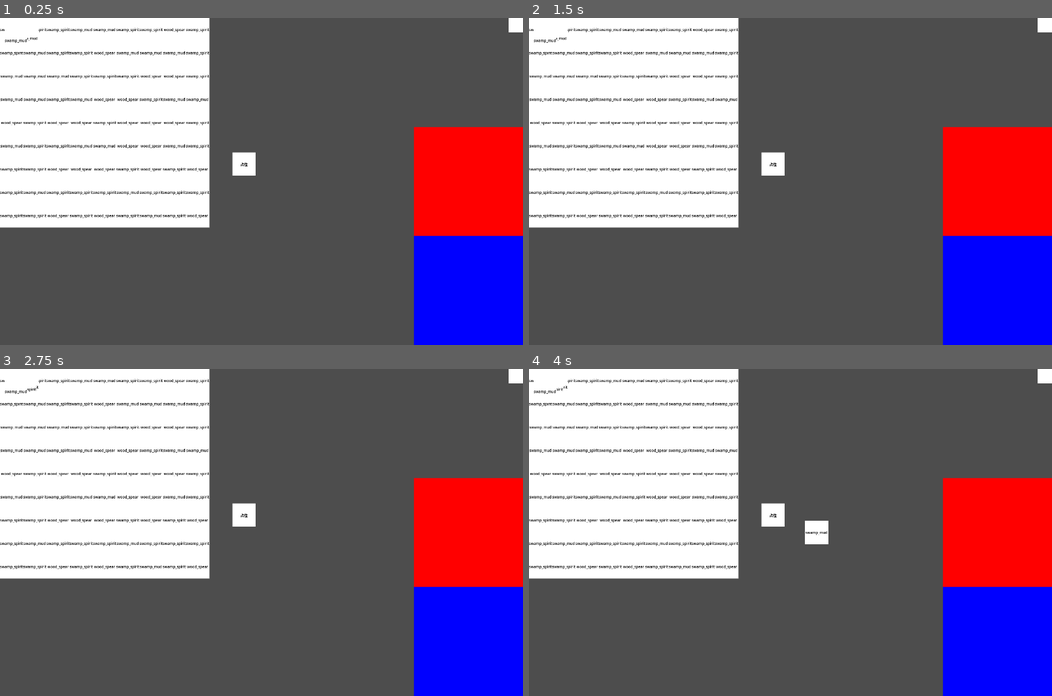
Above: before the commit, frames 1-4 (two rows, left to right).
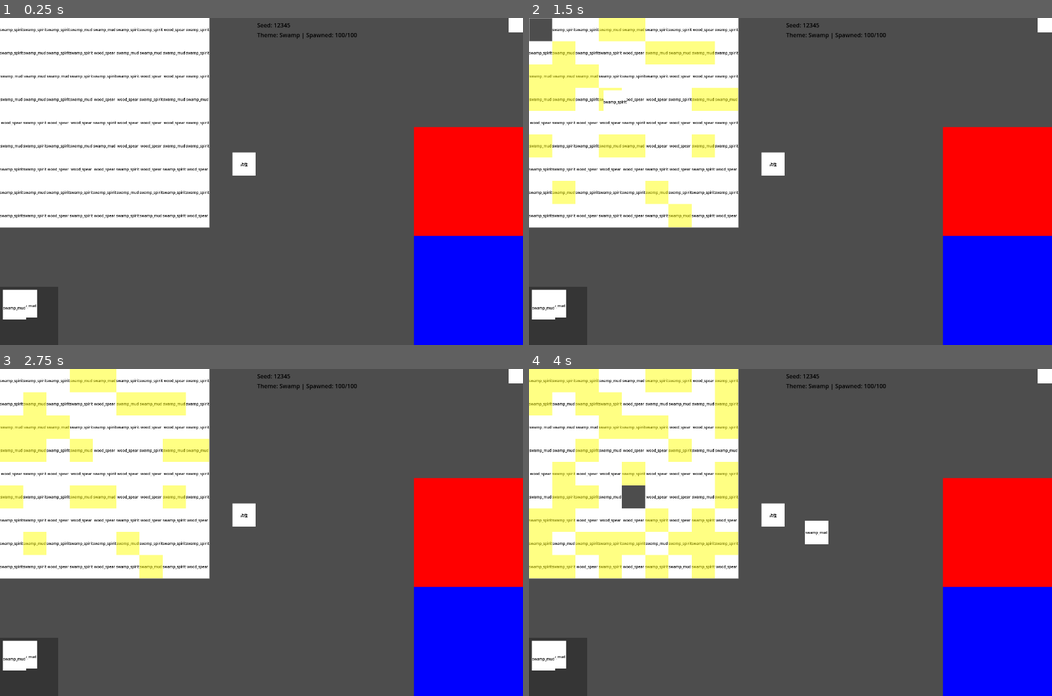
Above: after the commit, the same moments.

Repository: juni-freentocob/push-the-land
Game: Godot game, scene res://scenes/Main.tscn
The game is run twice, just before and just after one commit, with the same random seed, the same clock (stepped at 60 frames per second) and the same inputs.
Inputs (mouse positions are in pixels of both pictures, inside the frame that each line leads up to):
- Up to frame 1 (0.25 s): no input
- Up to frame 2 (1.5 s): tap Enter at 0.5 s; drag from (774, 165) to (842, 109) at 0.52 s; drag from (539, 31) to (764, 246) at 1.27 s
- Up to frame 3 (2.75 s): move the mouse to (36, 382) at 2.02 s; click (36, 382) at 2.17 s
- Up to frame 4 (4 s): tap Space at 2.75 s; drag from (565, 382) to (633, 483) at 2.77 s; drag from (633, 496) to (816, 532) at 3.52 s

The runs differ from the first frame. In frame 1, 0.8% of the frame differs, in the area x 0-69%, y 1-93%; in frame 2, 7.7%; in frame 3, 7.6%; in frame 4, 13%, in the area x 0-69%, y 0-93%.

Commit message:
Docs: record T6 merge/hover fixes and overflow area behavior

Diff:
--- a/data/cards/swamp_mud.tres
+++ b/data/cards/swamp_mud.tres
@@ -7,4 +7,6 @@
 id = &"swamp_mud"
 display_name = "Swamp Mud"
 terrain_part = &"swamp"
+kind = 0
+theme_tags = PackedStringArray("swamp")
 metadata/_custom_type_script = "uid://bh4ielkgicvpi"
--- a/data/cards/swamp_spirit.tres
+++ b/data/cards/swamp_spirit.tres
@@ -7,4 +7,7 @@
 id = &"swamp_spirit"
 display_name = "Swamp Spirit"
 kind = 1
+theme_tags = PackedStringArray("swamp")
+equipment_slot = 0
+spirit_tier = 0
 metadata/_custom_type_script = "uid://bh4ielkgicvpi"
--- a/data/merge/swamp_rules.tres
+++ b/data/merge/swamp_rules.tres
@@ -5,6 +5,9 @@
 [resource]
 script = ExtResource("1_cch3o")
 id = &"spirit_plus_mud"
+inputs = PackedStringArray("swamp_spirit", "swamp_mud")
 output = &"swamp_enemy"
+consume_inputs = true
+output_count = 1
 notes = "Debug rule for MVP."
 metadata/_custom_type_script = "uid://bdjmbt4cawsjg"
--- a/scenes/Main.tscn
+++ b/scenes/Main.tscn
@@ -57,23 +57,45 @@
 
 [node name="DebugHUD" type="Control" parent="UI"]
 layout_mode = 3
-anchors_preset = 0
-offset_right = 40.0
+anchors_preset = 5
+anchor_left = 0.5
+anchor_right = 0.5
+offset_left = -20.0
+offset_right = 20.0
 offset_bottom = 40.0
-
-[node name="SeedLabel" type="Label" parent="UI/DebugHUD"]
-layout_mode = 0
-offset_right = 40.0
-offset_bottom = 23.0
-
-[node name="SpawnLabel" type="Label" parent="UI/DebugHUD"]
-layout_mode = 0
-offset_right = 40.0
-offset_bottom = 23.0
+grow_horizontal = 2
 
 [node name="DebugBox" type="VBoxContainer" parent="UI/DebugHUD"]
 layout_mode = 1
 offset_left = 8.0
 offset_top = 8.0
-offset_right = 48.0
-offset_bottom = 48.0
+offset_right = 308.0
+offset_bottom = 68.0
+
+[node name="SeedLabel" type="Label" parent="UI/DebugHUD/DebugBox"]
+layout_mode = 2
+theme_override_colors/font_color = Color(0, 0, 0, 1)
+
+[node name="SpawnLabel" type="Label" parent="UI/DebugHUD/DebugBox"]
+layout_mode = 2
+theme_override_colors/font_color = Color(0, 0, 0, 1)
+
+[node name="OverflowArea" type="Control" parent="UI"]
+layout_mode = 3
+anchors_preset = 2
+anchor_top = 1.0
+anchor_bottom = 1.0
+offset_top = -160.0
+offset_right = 160.0
+grow_vertical = 0
+mouse_filter = 2
+
+[node name="ColorRect" type="ColorRect" parent="UI/OverflowArea"]
+layout_mode = 1
+anchors_preset = 15
+anchor_right = 1.0
+anchor_bottom = 1.0
+grow_horizontal = 2
+grow_vertical = 2
+mouse_filter = 2
+color = Color(0.14117648, 0.14117648, 0.14117648, 0.5882353)
--- a/scenes/cards/CardView.tscn
+++ b/scenes/cards/CardView.tscn
@@ -52,3 +52,14 @@
 text = "占位"
 horizontal_alignment = 1
 vertical_alignment = 1
+
+[node name="Highlight" type="ColorRect" parent="."]
+visible = false
+layout_mode = 1
+anchors_preset = 15
+anchor_right = 1.0
+anchor_bottom = 1.0
+grow_horizontal = 2
+grow_vertical = 2
+mouse_filter = 2
+color = Color(1, 1, 0, 0.4862745)
--- a/scripts/board/board.gd
+++ b/scripts/board/board.gd
@@ -2,16 +2,26 @@
 extends Control
 
 signal board_cell_dropped(card_view: Node, cell: Vector2i)
+signal merge_happened(input_a: StringName, input_b: StringName, output: StringName, cell: Vector2i)
 
 @export var board_size: int = 9
 @export var cell_size: int = 64
+@export var hover_debug: bool = true
 
 @onready var occupancy_layer: Control = $OccupancyLayer
 
 var occupancy: Dictionary[Vector2i, CardView] = {}
+var merge_rules: Array[MergeRule] = []
+var _hover_def_id: StringName = &""
+var _hover_locked: bool = false
 
 func _ready() -> void:
 	pass
+
+func _process(_delta: float) -> void:
+	if hover_debug:
+		if not _hover_locked:
+			_update_hover_highlight()
 
 func can_accept_drop(_card_view: CardView) -> bool:
 	return true
@@ -24,6 +34,9 @@
 		return false
 	var existing: CardView = occupancy.get(cell) as CardView
 	if existing != null and existing != card_view:
+		var rule := _find_merge_rule(card_view.def_id, existing.def_id)
+		if rule != null:
+			return _resolve_merge(existing, card_view, rule, cell)
 		print("[Board] Drop rejected (occupied):", cell)
 		return false
 	_remove_card_from_occupancy(card_view)
@@ -56,6 +69,88 @@
 	if to_remove.x != -1:
 		occupancy.erase(to_remove)
 
+func set_merge_rules(rules: Array[MergeRule]) -> void:
+	merge_rules = []
+	for rule in rules:
+		if rule != null:
+			merge_rules.append(rule)
+
+func place_card_at_cell(card_view: CardView, cell: Vector2i) -> void:
+	occupancy[cell] = card_view
+	card_view.reparent(occupancy_layer)
+	card_view.global_position = cell_to_global_pos(cell, card_view.size)
+
+func highlight_mergeable(def_id: StringName, exclude: CardView = null) -> void:
+	for cell: Vector2i in occupancy.keys():
+		var other := occupancy[cell]
+		if other == null:
+			continue
+		if exclude != null and other == exclude:
+			other.set_highlighted(false)
+			continue
+		var can_merge := _find_merge_rule(def_id, other.def_id) != null
+		other.set_highlighted(can_merge)
+
+func clear_highlights() -> void:
+	for cell: Vector2i in occupancy.keys():
+		var other := occupancy[cell]
+		if other != null:
+			other.set_highlighted(false)
+	_hover_def_id = &""
+
+func set_hover_source(def_id: StringName, exclude: CardView = null) -> void:
+	_hover_locked = true
+	_hover_def_id = def_id
+	highlight_mergeable(def_id, exclude)
+
+func clear_hover_source() -> void:
+	_hover_locked = false
+	clear_highlights()
+
+func _find_merge_rule(id_a: StringName, id_b: StringName) -> MergeRule:
+	for rule in merge_rules:
+		if rule == null:
+			continue
+		if _rule_matches(rule, id_a, id_b):
+			return rule
+	return null
+
+func _rule_matches(rule: MergeRule, id_a: StringName, id_b: StringName) -> bool:
+	if rule.inputs.size() != 2:
+		return false
+	var a := String(id_a)
+	var b := String(id_b)
+	if a == "" or b == "":
+		return false
+	if a == b:
+		return rule.inputs[0] == a and rule.inputs[1] == a
+	return rule.inputs.has(a) and rule.inputs.has(b)
+
+func _resolve_merge(existing: CardView, incoming: CardView, rule: MergeRule, cell: Vector2i) -> bool:
+	_remove_card_from_occupancy(existing)
+	_remove_card_from_occupancy(incoming)
+	existing.queue_free()
+	incoming.queue_free()
+	merge_happened.emit(existing.def_id, incoming.def_id, rule.output, cell)
+	return true
+
+func _update_hover_highlight() -> void:
+	var mouse_pos := get_viewport().get_mouse_position()
+	if not get_global_rect().has_point(mouse_pos):
+		if _hover_def_id != &"":
+			clear_highlights()
+		return
+	var cell := global_pos_to_cell(mouse_pos)
+	var hovered: CardView = occupancy.get(cell) as CardView
+	var new_def_id := hovered.def_id if hovered != null else &""
+	if new_def_id == _hover_def_id:
+		return
+	_hover_def_id = new_def_id
+	if _hover_def_id == &"":
+		clear_highlights()
+	else:
+		highlight_mergeable(_hover_def_id)
+
 func debug_drop(card_view: Node, cell: Vector2i) -> void:
 	print("[Board] Drop request:", card_view, "cell:", cell)
 	board_cell_dropped.emit(card_view, cell)
--- a/scripts/cards/card_view.gd
+++ b/scripts/cards/card_view.gd
@@ -3,13 +3,26 @@
 
 signal drag_started(card_view: Node)
 signal drag_ended(card_view: Node)
+signal hover_started(card_view: CardView)
+signal hover_ended(card_view: CardView)
+
+var def_id: StringName = &""
 
 var _dragging: bool = false
 var _drag_offset: Vector2 = Vector2.ZERO
 var _start_pos: Vector2 = Vector2.ZERO
+var _prev_z_index: int = 0
+var _prev_z_relative: bool = true
+var _prev_top_level: bool = false
+
+@onready var highlight: Control = get_node_or_null("Highlight") as Control
 
 func _ready() -> void:
-	pass
+	if highlight != null:
+		highlight.visible = false
+		highlight.mouse_filter = Control.MOUSE_FILTER_IGNORE
+		highlight.z_index = 10
+		highlight.set_anchors_preset(Control.PRESET_FULL_RECT)
 
 func _gui_input(event: InputEvent) -> void:
 	if event is InputEventMouseButton and event.button_index == MOUSE_BUTTON_LEFT:
@@ -17,11 +30,20 @@
 			_dragging = true
 			_start_pos = global_position
 			_drag_offset = get_global_mouse_position() - global_position
+			_prev_z_index = z_index
+			_prev_z_relative = z_as_relative
+			_prev_top_level = is_set_as_top_level()
+			set_as_top_level(true)
+			z_as_relative = false
+			z_index = 1000
 			drag_started.emit(self)
 			move_to_front()
 			get_viewport().set_input_as_handled()
 		elif _dragging:
 			_dragging = false
+			z_index = _prev_z_index
+			z_as_relative = _prev_z_relative
+			set_as_top_level(_prev_top_level)
 			drag_ended.emit(self)
 			var accepted := false
 			var card_layer := _find_card_layer()
@@ -33,6 +55,16 @@
 func _process(_delta: float) -> void:
 	if _dragging:
 		global_position = get_global_mouse_position() - _drag_offset
+
+func _mouse_entered() -> void:
+	hover_started.emit(self)
+
+func _mouse_exited() -> void:
+	hover_ended.emit(self)
+
+func set_highlighted(enabled: bool) -> void:
+	if highlight != null:
+		highlight.visible = enabled
 
 func _find_card_layer() -> Node:
 	var node := get_parent()
--- a/scripts/main.gd
+++ b/scripts/main.gd
@@ -4,6 +4,8 @@
 @export var total_spawn: int = 100
 @export var use_fixed_seed: bool = true
 @export var fixed_seed: int = 12345
+@export var merge_rules: Array[MergeRule] = []
+@export var merge_rules_path: String = "res://data/merge/swamp_rules.tres"
 
 @onready var board: Board = $Board
 @onready var hero_panel: HeroPanel = $UI/HeroPanel
@@ -11,8 +13,9 @@
 @onready var boss_preview: BossPreview = $UI/BossPreview
 @onready var theme_choice: ThemeChoice = $UI/ThemeChoice
 @onready var card_layer: CardLayer = $UI/CardLayer
-@onready var seed_label: Label = get_node_or_null("UI/DebugHUD/DebugBox/SeedLabel") as Label
-@onready var spawn_label: Label = get_node_or_null("UI/DebugHUD/DebugBox/SpawnLabel") as Label
+@onready var overflow_area: Control = get_node_or_null("UI/OverflowArea") as Control
+@onready var seed_label: Label = _find_label("SeedLabel")
+@onready var spawn_label: Label = _find_label("SpawnLabel")
 
 const CARD_VIEW_SCENE: PackedScene = preload("res://scenes/cards/CardView.tscn")
 
@@ -24,6 +27,12 @@
 	if theme == null:
 		push_error("[Main] ThemeDef not assigned.")
 		return
+	var hud := get_node_or_null("UI/DebugHUD") as Control
+	if hud != null:
+		hud.z_index = 100
+	_load_merge_rules()
+	board.set_merge_rules(merge_rules)
+	board.merge_happened.connect(_on_board_merge_happened)
 	_setup_seed()
 	_update_debug_hud()
 	_spawn_initial_cards()
@@ -35,6 +44,18 @@
 		active_seed = int(Time.get_unix_time_from_system())
 	rng.seed = active_seed
 
+func _load_merge_rules() -> void:
+	if not merge_rules.is_empty():
+		return
+	if merge_rules_path.is_empty():
+		push_error("[Main] Merge rules path is empty.")
+		return
+	var res := load(merge_rules_path)
+	if res == null:
+		push_error("[Main] Failed to load merge rules: %s" % merge_rules_path)
+		return
+	merge_rules = [res as MergeRule]
+
 func _spawn_initial_cards() -> void:
 	for _i in range(total_spawn):
 		_spawn_one()
@@ -44,7 +65,11 @@
 	var card_id := _pick_weighted_id(theme.deck_weights)
 	var card_view := CARD_VIEW_SCENE.instantiate() as CardView
 	card_layer.add_child(card_view)
-	card_view.set_meta("def_id", card_id)
+	card_view.def_id = card_id
+	card_view.drag_started.connect(_on_card_drag_started)
+	card_view.drag_ended.connect(_on_card_drag_ended)
+	card_view.hover_started.connect(_on_card_hover_started)
+	card_view.hover_ended.connect(_on_card_hover_ended)
 	var label := card_view.get_node_or_null("Label") as Label
 	if label != null:
 		label.text = String(card_id)
@@ -55,11 +80,18 @@
 	var max_board := board.board_size * board.board_size
 	if index < max_board:
 		var cell := Vector2i(index % board.board_size, int(index / board.board_size))
-		card_view.global_position = board.cell_to_global_pos(cell, card_view.size)
+		board.place_card_at_cell(card_view, cell)
 	else:
 		var extra_index := index - max_board
 		var pile_offset := Vector2((extra_index % 6) * 6, int(extra_index / 6) * 6)
+		_place_in_overflow(card_view, pile_offset)
+
+func _place_in_overflow(card_view: CardView, pile_offset: Vector2) -> void:
+	if overflow_area == null:
 		card_view.global_position = board.global_position + Vector2(12, 12) + pile_offset
+		return
+	card_view.reparent(overflow_area)
+	card_view.global_position = overflow_area.get_global_rect().position + Vector2(8, 8) + pile_offset
 
 func _pick_weighted_id(weights: Dictionary) -> StringName:
 	if weights.is_empty():
@@ -81,3 +113,38 @@
 		return
 	seed_label.text = "Seed: %d" % active_seed
 	spawn_label.text = "Theme: %s | Spawned: %d/%d" % [theme.display_name, spawned_count, total_spawn]
+
+func _find_label(label_name: String) -> Label:
+	var node := get_node_or_null("UI/DebugHUD/DebugBox/%s" % label_name)
+	if node == null:
+		node = get_node_or_null("UI/DebugHUD/%s" % label_name)
+	if node == null:
+		var hud := get_node_or_null("UI/DebugHUD")
+		if hud != null:
+			node = hud.find_child(label_name, true, false)
+	return node as Label
+
+func _on_card_hover_started(card_view: CardView) -> void:
+	board.highlight_mergeable(card_view.def_id, card_view)
+
+func _on_card_hover_ended(_card_view: CardView) -> void:
+	board.clear_highlights()
+
+func _on_card_drag_started(card_view: CardView) -> void:
+	board.set_hover_source(card_view.def_id, card_view)
+
+func _on_card_drag_ended(_card_view: CardView) -> void:
+	board.clear_hover_source()
+
+func _on_board_merge_happened(_input_a: StringName, _input_b: StringName, output: StringName, cell: Vector2i) -> void:
+	var card_view := CARD_VIEW_SCENE.instantiate() as CardView
+	card_layer.add_child(card_view)
+	card_view.def_id = output
+	card_view.drag_started.connect(_on_card_drag_started)
+	card_view.drag_ended.connect(_on_card_drag_ended)
+	card_view.hover_started.connect(_on_card_hover_started)
+	card_view.hover_ended.connect(_on_card_hover_ended)
+	var label := card_view.get_node_or_null("Label") as Label
+	if label != null:
+		label.text = String(output)
+	board.place_card_at_cell(card_view, cell)
Not shown, changed: PLANS.md
Not shown, changed: docs/DATA_SCHEMA.md
Not shown, changed: docs/STATE.md
